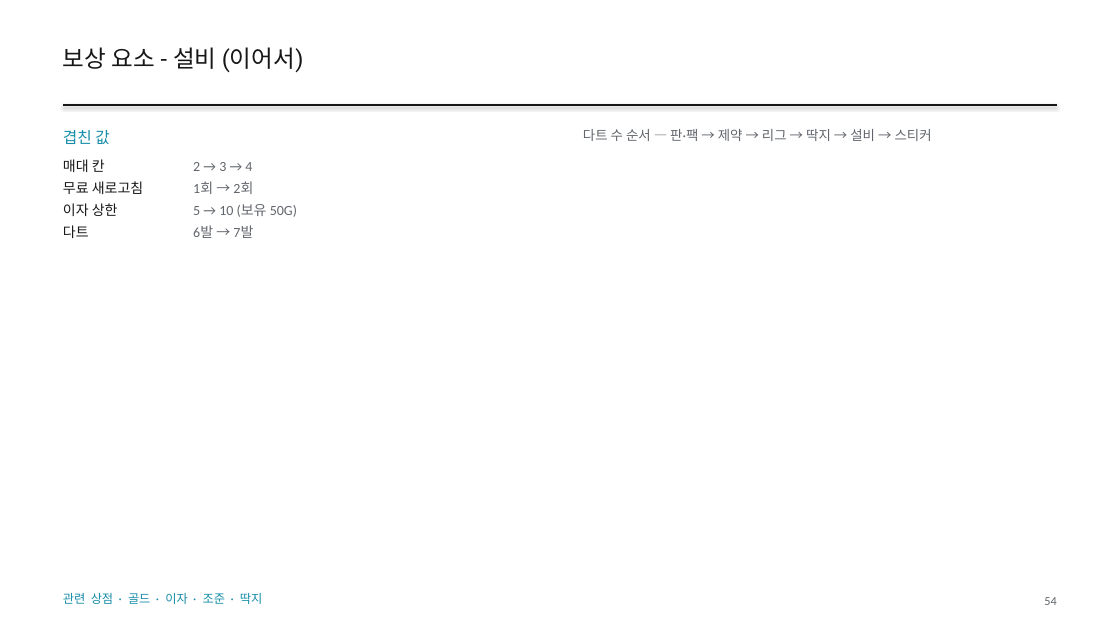
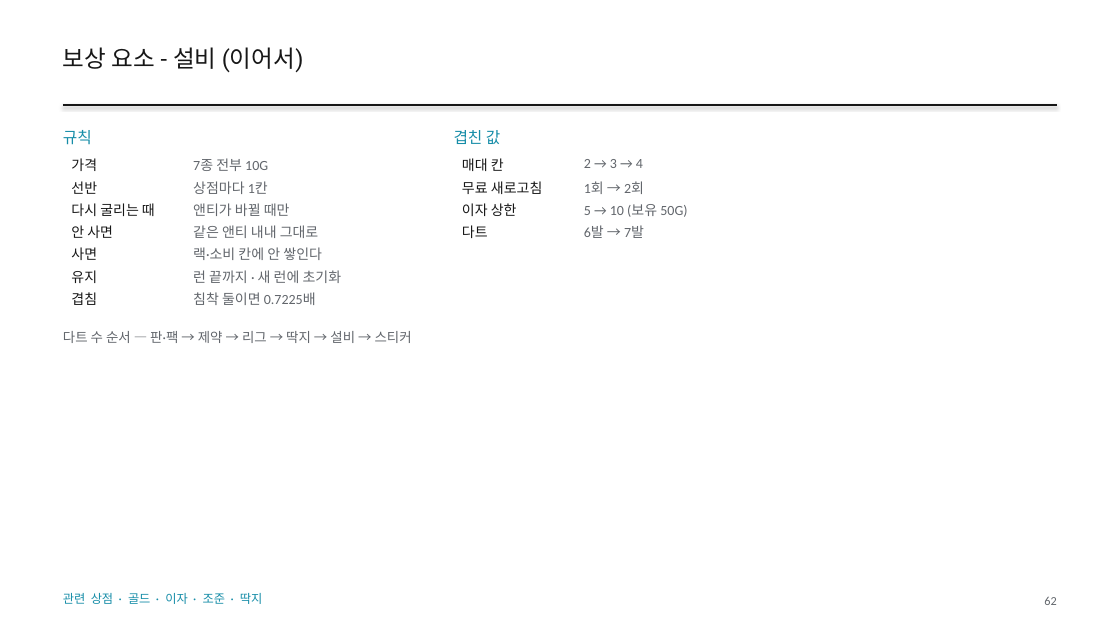
Before and after one commit to GGbong69/test-03, a slide deck: slide 62 of docs/HIGHTONE_기획서.pptx (slide 54 before the commit). Drawn at 1120x630 pixels with LibreOffice and Linux fonts; fonts in the diff are those of the drawing. Boxes give left, top, right and bottom in pixels: in the first picture for what was removed or moved away, otherwise in the second. Text is boxed around its words. In the diff, an @@ line names an element or a change of style, - is before the commit and + after.

```diff
--- a/docs/HIGHTONE_기획서.pptx
+++ b/docs/HIGHTONE_기획서.pptx
@@ text added at [63, 130, 92, 145], 13.5 pt, text #168DA8 @@
+규칙
@@ text "겹친 값": place and size @@
-text "겹친 값" at [63, 130, 109, 144]
+text "겹친 값" at [454, 130, 500, 144]
@@ text removed at [63, 159, 105, 172] @@
-매대 칸
@@ table added at [63, 153, 408, 309], 7 rows, 2 columns @@
+가격 | 7종 전부 10G
+선반 | 상점마다 1칸
+다시 굴리는 때 | 앤티가 바뀔 때만
+안 사면 | 같은 앤티 내내 그대로
+사면 | 랙·소비 칸에 안 쌓인다
+유지 | 런 끝까지 · 새 런에 초기화
+겹침 | 침착 둘이면 0.7225배
@@ text removed at [193, 162, 252, 171] @@
-2 → 3 → 4
@@ table added at [454, 153, 798, 242], 4 rows, 2 columns @@
+매대 칸 | 2 → 3 → 4
+무료 새로고침 | 1회 → 2회
+이자 상한 | 5 → 10 (보유 50G)
+다트 | 6발 → 7발
@@ text removed at [63, 181, 143, 194] @@
-무료 새로고침
@@ text removed at [63, 203, 118, 216] @@
-이자 상한
@@ text removed at [193, 181, 253, 194] @@
-1회 → 2회
@@ text removed at [193, 204, 297, 217] @@
-5 → 10 (보유 50G)
@@ text removed at [63, 225, 89, 238] @@
-다트
@@ text removed at [193, 226, 253, 238] @@
-6발 → 7발
@@ text "다트 수 순서 — 판·팩 ...": place and size @@
-text "다트 수 순서 — 판·팩 ..." at [583, 129, 932, 141]
+text "다트 수 순서 — 판·팩 ..." at [63, 331, 412, 343]
@@ text at [1044, 596, 1056, 605]: text changed @@
-54
+62
```
Also in this commit, not shown: 81 other slides changed, 11 slides added, 3 slides removed, 3 other files.
